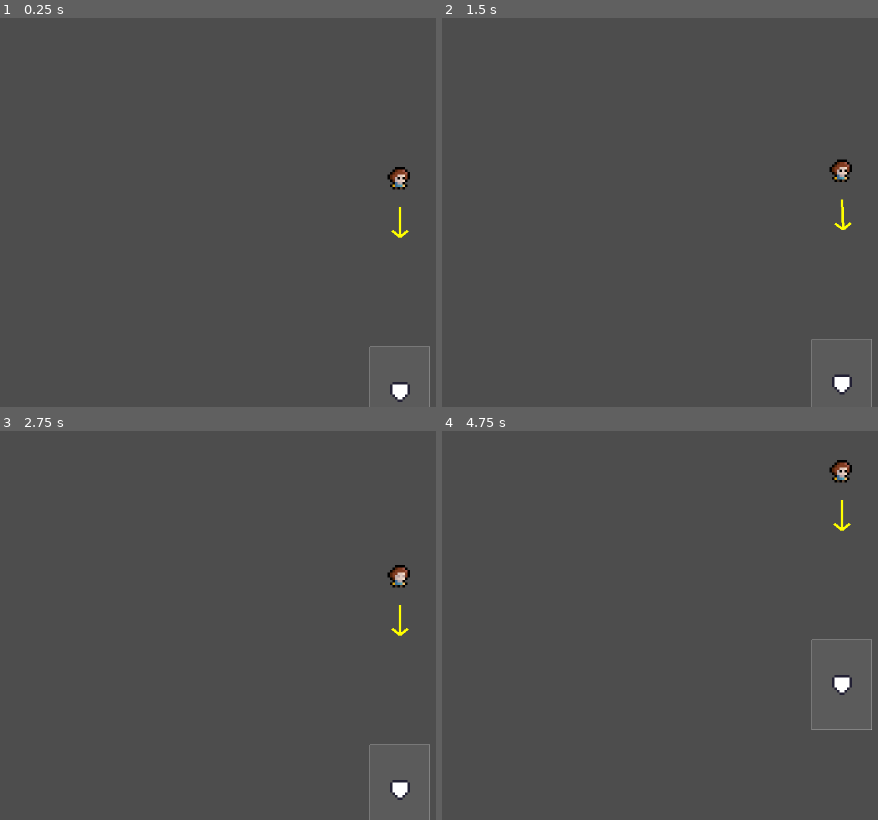
Above: before the commit, frames 1-4 (two rows, left to right).
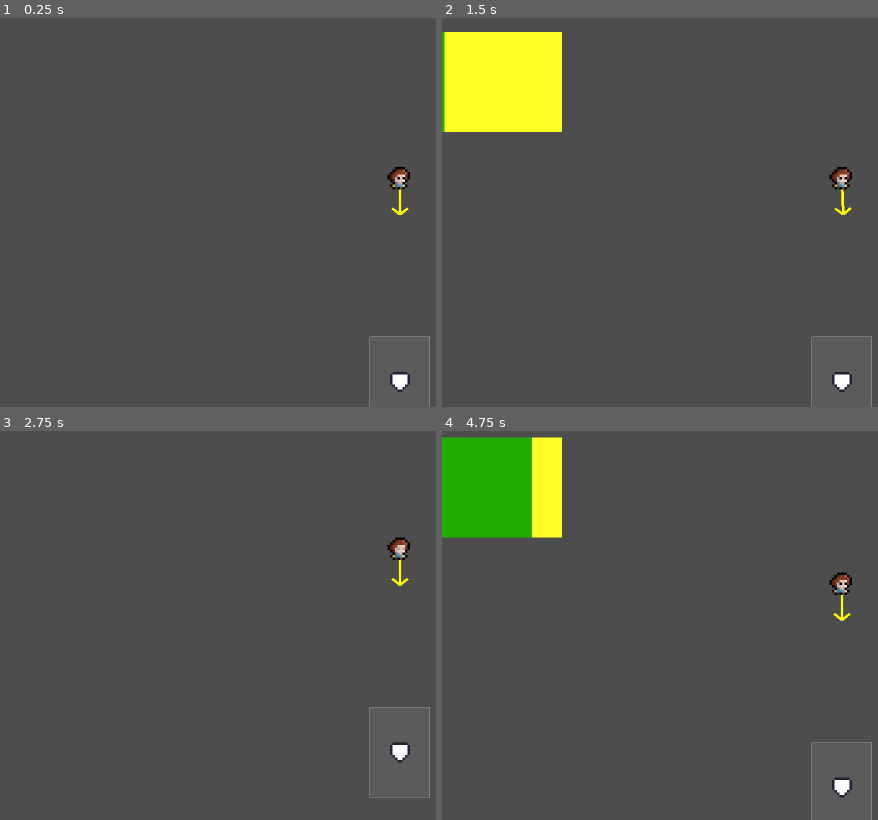
Above: after the commit, the same moments.

Repository: LunchBoxValley/base_quest
Game: Godot game, scene res://scenes/main/main.tscn
Two runs of this game, one before a commit and one after it. Both use one fixed random seed, a clock stepped at 60 frames per second and the inputs below.
Inputs:
- Up to frame 1 (0.25 s): no input
- Up to frame 2 (1.5 s): tap Enter (pitch) at 0.5 s; tap Left (aim_left) at 0.6 s; tap Right (aim_right) at 0.8, 1.35 s
- Up to frame 3 (2.75 s): tap Enter (pitch) at 1.55, 2.1 s; tap Left (aim_left) at 2.3 s
- Up to frame 4 (4.75 s): tap Left (aim_left) at 2.85, 4.55 s; tap Right (aim_right) at 3.05, 3.6 s; tap Space at 3.5 s; tap Enter (pitch) at 3.8, 4.35 s

The runs differ from the first frame. In frame 1, 0.5% of the frame differs, in the area x 84-99%, y 43-99%; in frame 2, 7.7%; in frame 3, 1.0%; in frame 4, 8.4%, in the area x 0-99%, y 1-100%.

Commit message:
update 03
adjusting

Diff:
--- /dev/null
+++ b/UI/pitch_meter.gd
@@ -0,0 +1,56 @@
+extends Control
+class_name PitchMeter
+
+signal finished(power: float, accuracy: float)
+
+@export var speed: float = 2.0  # cycles per second
+@onready var fg: ColorRect = $BarFG
+
+var _t := 0.0
+var _phase := 0        # 0 = power, 1 = accuracy, 2 = done
+var running := false
+
+var power := 0.5
+var accuracy := 0.5
+
+func _ready() -> void:
+	set_process(true)
+	visible = false
+	add_to_group("pitch_meter")  # so Pitcher can find it
+
+func start() -> void:
+	visible = true
+	running = true
+	_phase = 0
+	_t = 0.0
+
+func stop() -> void:
+	running = false
+	visible = false
+
+func lock() -> void:
+	if not running:
+		return
+	if _phase == 0:
+		power = _current_value()
+		_phase = 1
+		_t = 0.0
+	elif _phase == 1:
+		accuracy = _current_value()
+		_phase = 2
+		running = false
+		visible = false
+		emit_signal("finished", power, accuracy)
+
+func _process(delta: float) -> void:
+	if not running:
+		return
+	_t += delta * speed
+	var v := _current_value()
+	# assume BarFG width target is 48 px; adjust if you used a different size
+	fg.size.x = int(48.0 * v)
+
+func _current_value() -> float:
+	# ping-pong 0..1..0 sweep
+	var r := fposmod(_t, 2.0)
+	return r if r <= 1.0 else 2.0 - r
--- /dev/null
+++ b/UI/pitch_meter.tscn
@@ -0,0 +1,27 @@
+[gd_scene load_steps=2 format=3 uid="uid://ct6sofvklorvw"]
+
+[ext_resource type="Script" uid="uid://d317hn22taj86" path="res://UI/pitch_meter.gd" id="1_mw6vt"]
+
+[node name="pitch_meter" type="Control"]
+layout_mode = 3
+anchors_preset = 7
+anchor_left = 0.5
+anchor_top = 1.0
+anchor_right = 0.5
+anchor_bottom = 1.0
+grow_horizontal = 2
+grow_vertical = 0
+script = ExtResource("1_mw6vt")
+
+[node name="BarBG" type="ColorRect" parent="."]
+custom_minimum_size = Vector2(48, 0)
+layout_mode = 0
+offset_right = 40.0
+offset_bottom = 40.0
+color = Color(1, 1, 0.145098, 1)
+
+[node name="BarFG" type="ColorRect" parent="."]
+layout_mode = 0
+offset_right = 40.0
+offset_bottom = 40.0
+color = Color(0.12845, 0.677449, 4.23551e-06, 1)
--- a/entities/pitcher/pitcher.gd
+++ b/entities/pitcher/pitcher.gd
@@ -4,21 +4,25 @@
 
 # Scenes/paths
 @export var ball_scene: PackedScene = preload("res://entities/ball/ball.tscn")
-@export var home_plate_path: NodePath  # drag your HomePlate node here
+@export var home_plate_path: NodePath                      # drag your HomePlate node here
+@export var pitch_meter_path: NodePath                     # optional: drag your PitchMeter here (else we find group "pitch_meter")
 
 # Tuning
 @export var pitch_speed: float = 220.0
-@export var aim_slots_per_side: int = 5           # -5..5 (11 slots total)
-@export var strike_zone_half_width: float = 12.0  # if zone_size.x == 24, this is 12
-@export var out_of_zone_extra: float = 3.0        # furthest slot sits just outside zone edge
+@export var aim_slots_per_side: int = 4                    # -4..+4 (9 slots total)
+@export var strike_zone_half_width: float = 12.0           # if zone_size.x == 24, this is 12
+@export var out_of_zone_extra: float = 2.0                 # furthest slot sits just outside zone edge
 
 # Visuals
 @export var draw_aim_indicator: bool = true
 
 @onready var hand: Marker2D = $Hand
 
-var _aim_slot: int = 0        # -5..5, 0 is center
+var _aim_slot: int = 0               # -aim_slots_per_side .. +aim_slots_per_side
 var _home_plate: Node2D
+
+# Meter state
+var _meter_active := false
 
 func _ready() -> void:
 	add_to_group("pitcher")
@@ -26,20 +30,50 @@
 	queue_redraw()
 
 func _unhandled_input(event: InputEvent) -> void:
+	# Aim taps
 	if Input.is_action_just_pressed("aim_left"):
 		_aim_slot = max(_aim_slot - 1, -aim_slots_per_side)
 		queue_redraw()
-	elif Input.is_action_just_pressed("aim_right"):
+		return
+	if Input.is_action_just_pressed("aim_right"):
 		_aim_slot = min(_aim_slot + 1, aim_slots_per_side)
 		queue_redraw()
-	elif Input.is_action_just_pressed("pitch"):
-		_do_pitch()
+		return
 
-func _do_pitch() -> void:
+	# Pitch flow (with optional meter)
+	if Input.is_action_just_pressed("pitch"):
+		var meter := _get_meter()
+		if meter:
+			# 1st press starts; 2nd locks power; 3rd locks accuracy → emits finished(power, accuracy)
+			if not _meter_active:
+				_meter_active = true
+				if not meter.is_connected("finished", Callable(self, "_on_meter_finished")):
+					meter.finished.connect(_on_meter_finished)
+				if meter.has_method("start"):
+					meter.start()
+			else:
+				if meter.has_method("lock"):
+					meter.lock()
+		else:
+			# No meter present → immediate throw
+			_do_pitch(1.0, 1.0)
+
+func _on_meter_finished(power: float, accuracy: float) -> void:
+	_meter_active = false
+	_do_pitch(power, accuracy)
+
+func _get_meter() -> Node:
+	var m := get_node_or_null(pitch_meter_path)
+	if m == null:
+		m = get_tree().get_first_node_in_group("pitch_meter")
+	return m
+
+func _do_pitch(power: float, accuracy: float) -> void:
+	# Instantiate ball
 	var scene: PackedScene = ball_scene if ball_scene != null else preload("res://entities/ball/ball.tscn")
 	var b := scene.instantiate()
 
-	# Spawn under Entities (Pitcher’s parent), keeps hierarchy tidy
+	# Spawn under Entities (Pitcher's parent) to keep hierarchy tidy
 	var container := get_parent()
 	if container:
 		container.add_child(b)
@@ -49,16 +83,18 @@
 	# Clamp travel so the ball reaches the plate but not far beyond
 	if is_instance_valid(_home_plate) and b is Ball:
 		var travel := (_home_plate.global_position.y - hand.global_position.y) + 4.0
-		if travel > 40.0:
-			b.max_travel = travel
+		b.max_travel = max(travel, 40.0)  # safety floor
 
-	# Register with the plate so it can judge strike/ball ONCE
+	# Register with the plate so it can judge STRIKE/BALL once
 	if is_instance_valid(_home_plate) and _home_plate.has_method("register_ball"):
 		_home_plate.register_ball(b)
 
-	# Compute direction toward the targeted X on the plate
-	var dir := _compute_pitch_direction()
-	b.pitch_from(hand.global_position, dir, pitch_speed)
+	# Direction with accuracy-based wobble (small)
+	var dir := _compute_pitch_direction_with_accuracy(accuracy)
+
+	# Scale speed by power (arcade-friendly range ≈ 0.7x..1.3x)
+	var speed_mult = clamp(0.7 + 0.6 * clamp(power, 0.0, 1.0), 0.1, 2.0)
+	b.pitch_from(hand.global_position, dir, pitch_speed * speed_mult)
 
 	# Camera follow live ball, then return to pitcher when ball is done
 	var cam := get_tree().get_first_node_in_group("game_camera")
@@ -70,31 +106,32 @@
 					cam.call("follow_default")
 			)
 
-func _compute_pitch_direction() -> Vector2:
-	# Aim to a discrete X on the plate so left/right never wander far
+func _compute_pitch_direction_with_accuracy(accuracy: float) -> Vector2:
 	if is_instance_valid(_home_plate):
 		var max_offset := strike_zone_half_width + out_of_zone_extra
-		var step := max_offset / float(aim_slots_per_side)   # finer steps with more slots
+		var step := max_offset / float(aim_slots_per_side)
 		var offset_x := _aim_slot * step
+
+		# Tighter wobble than before (0.4 instead of 0.6)
+		var wobble_amp = step * 0.4 * (1.0 - clamp(accuracy, 0.0, 1.0))
+		offset_x += (randf() * 2.0 - 1.0) * wobble_amp
 
 		var target := _home_plate.global_position
 		target.x += offset_x
-		# Ensure the target is below the hand so the ball travels downward
 		if target.y <= hand.global_position.y:
 			target.y = hand.global_position.y + 120.0
-
 		return (target - hand.global_position).normalized()
 	else:
-		# Fallback if plate not set: small angular nudge
+		# Fallback if plate not set: small angular nudge with wobble
 		var base := Vector2.DOWN
-		var strength := 0.18
-		var offset := Vector2(float(_aim_slot) * strength, 0.0)
-		return (base + offset).normalized()
+		var offset := Vector2(float(_aim_slot) * 0.18, 0.0)
+		var wobble := Vector2((randf() * 2.0 - 1.0) * 0.08 * (1.0 - clamp(accuracy, 0.0, 1.0)), 0.0)
+		return (base + offset + wobble).normalized()
 
 func _draw() -> void:
-	# Sprite2D child is the body; we only draw the aim arrow now.
+	# Sprite2D child is the body; we only draw the aim arrow preview (no wobble)
 	if draw_aim_indicator and is_instance_valid(hand):
-		var dir := _compute_pitch_direction()
+		var dir := _compute_pitch_direction_with_accuracy(1.0)
 		var start := hand.position
 		var end := start + dir * 12.0
 		draw_line(start, end, Color(1, 1, 0), 1.0, false)
--- a/entities/pitcher/pitcher.tscn
+++ b/entities/pitcher/pitcher.tscn
@@ -71,7 +71,7 @@
 script = ExtResource("1_wsxdh")
 
 [node name="Hand" type="Marker2D" parent="."]
-position = Vector2(0, 10)
+position = Vector2(0, 1)
 
 [node name="AnimatedSprite2D" type="AnimatedSprite2D" parent="."]
 sprite_frames = SubResource("SpriteFrames_towbv")
--- a/scenes/main/main.tscn
+++ b/scenes/main/main.tscn
@@ -1,8 +1,9 @@
-[gd_scene load_steps=4 format=3 uid="uid://h45lxg1qdbak"]
+[gd_scene load_steps=5 format=3 uid="uid://h45lxg1qdbak"]
 
 [ext_resource type="PackedScene" uid="uid://b3csctfbk3plb" path="res://entities/pitcher/pitcher.tscn" id="1_hyk8p"]
 [ext_resource type="Script" uid="uid://cxwxvil8ox2ja" path="res://scenes/main/camera_2d.gd" id="1_k2fmo"]
 [ext_resource type="PackedScene" uid="uid://u2rstsvds5jn" path="res://entities/homeplate/home_plate.tscn" id="2_k2fmo"]
+[ext_resource type="PackedScene" uid="uid://ct6sofvklorvw" path="res://UI/pitch_meter.tscn" id="4_l3cfh"]
 
 [node name="Main" type="Node2D"]
 
@@ -11,11 +12,15 @@
 default_target_path = NodePath("../Entities/Pitcher")
 
 [node name="HomePlate" parent="." instance=ExtResource("2_k2fmo")]
-position = Vector2(160, 132)
+position = Vector2(160, 140)
 
 [node name="Entities" type="Node2D" parent="."]
 y_sort_enabled = true
 
 [node name="Pitcher" parent="Entities" instance=ExtResource("1_hyk8p")]
-position = Vector2(160, 48)
+position = Vector2(160, 60)
 home_plate_path = NodePath("../../HomePlate")
+pitch_meter_path = NodePath("../../pitch_meter")
+
+[node name="pitch_meter" parent="." instance=ExtResource("4_l3cfh")]
+visible = false
Not shown, added: UI/pitch_meter.gd.uid
